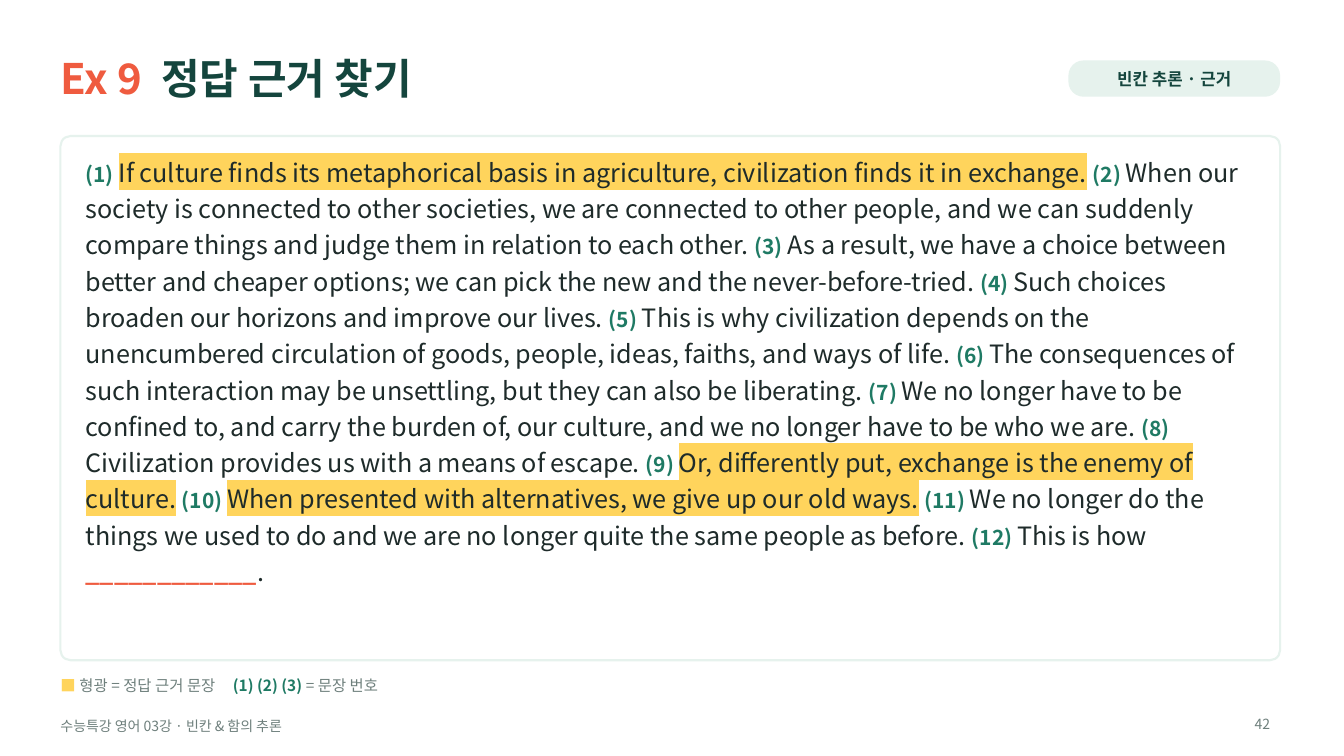
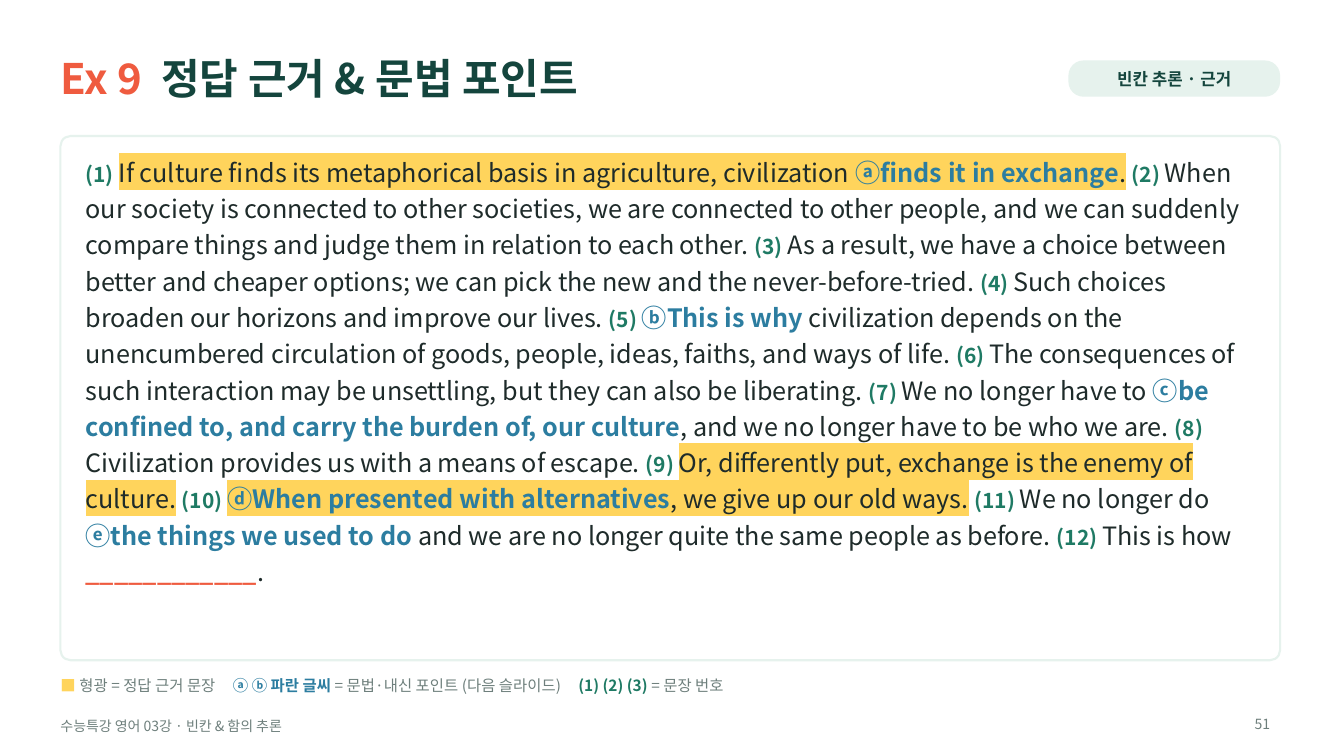
Before and after one commit to HUFSDavid/HUFSDavid, a slide deck: slide 51 of 수능특강_영어_03강_수업PPT.pptx (slide 42 before the commit). Drawn at 1344x756 pixels with LibreOffice and Linux fonts; fonts in the diff are those of the drawing. Boxes give left, top, right and bottom in pixels: in the first picture for what was removed or moved away, otherwise in the second. Text is boxed around its words. In the diff, an @@ line names an element or a change of style, - is before the commit and + after.

```diff
--- a/수능특강_영어_03강_수업PPT.pptx
+++ b/수능특강_영어_03강_수업PPT.pptx
@@ title at box(60, 58, 578, 98): text changed @@
-Ex 9 정답 근거 찾기
+Ex 9 정답 근거 & 문법 포인트
@@ text at box(86, 160, 1240, 551): text changed @@
-(1) If culture finds its metaphorical basis in agriculture, civilization finds it in exchange. (2) When our society is connected to other societies, we are connected to other people, and we can suddenly compare things and judge them in relation to each other. (3) As a result, we have a choice between better and cheaper options; we can pick the new and the never-before-tried. (4) Such choices broaden our horizons and improve our lives. (5) This is why civilization depends on the unencumbered circulation of goods, people, ideas, faiths, and ways of life. (6) The consequences of such interaction may be unsettling, but they can also be liberating. (7) We no longer have to be confined to, and carry the burden of, our culture, and we no longer have to be who we are. (8) Civilization provides us with a means of escape. (9) Or, differently put, exchange is the enemy of culture. (10) When presented with alternatives, we give up our old ways. (11) We no longer do the things we used to do and we are no longer quite the same people as before. (12) This is how ____________.
+(1) If culture finds its metaphorical basis in agriculture, civilization ⓐfinds it in exchange. (2) When our society is connected to other societies, we are connected to other people, and we can suddenly compare things and judge them in relation to each other. (3) As a result, we have a choice between better and cheaper options; we can pick the new and the never-before-tried. (4) Such choices broaden our horizons and improve our lives. (5) ⓑThis is why civilization depends on the unencumbered circulation of goods, people, ideas, faiths, and ways of life. (6) The consequences of such interaction may be unsettling, but they can also be liberating. (7) We no longer have to ⓒbe confined to, and carry the burden of, our culture, and we no longer have to be who we are. (8) Civilization provides us with a means of escape. (9) Or, differently put, exchange is the enemy of culture. (10) ⓓWhen presented with alternatives, we give up our old ways. (11) We no longer do ⓔthe things we used to do and we are no longer quite the same people as before. (12) This is how ____________.
@@ text at box(79, 678, 723, 694): text changed @@
-■ 형광 = 정답 근거 문장 (1) (2) (3) = 문장 번호
+■ 형광 = 정답 근거 문장 ⓐ ⓑ 파란 글씨 = 문법·내신 포인트 (다음 슬라이드) (1) (2) (3) = 문장 번호
@@ page number at box(1255, 719, 1271, 729): text changed @@
-42
+51
```
Also in this commit, not shown: 12 other slides changed, 13 slides added, 1 slide removed.
